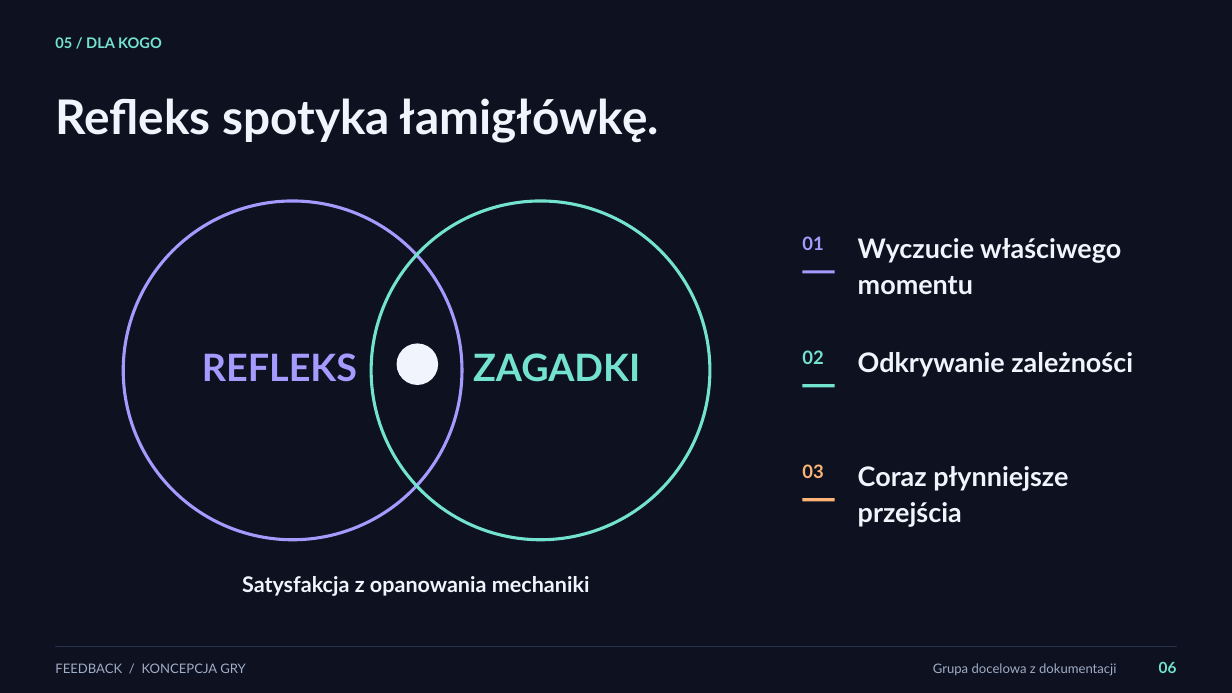
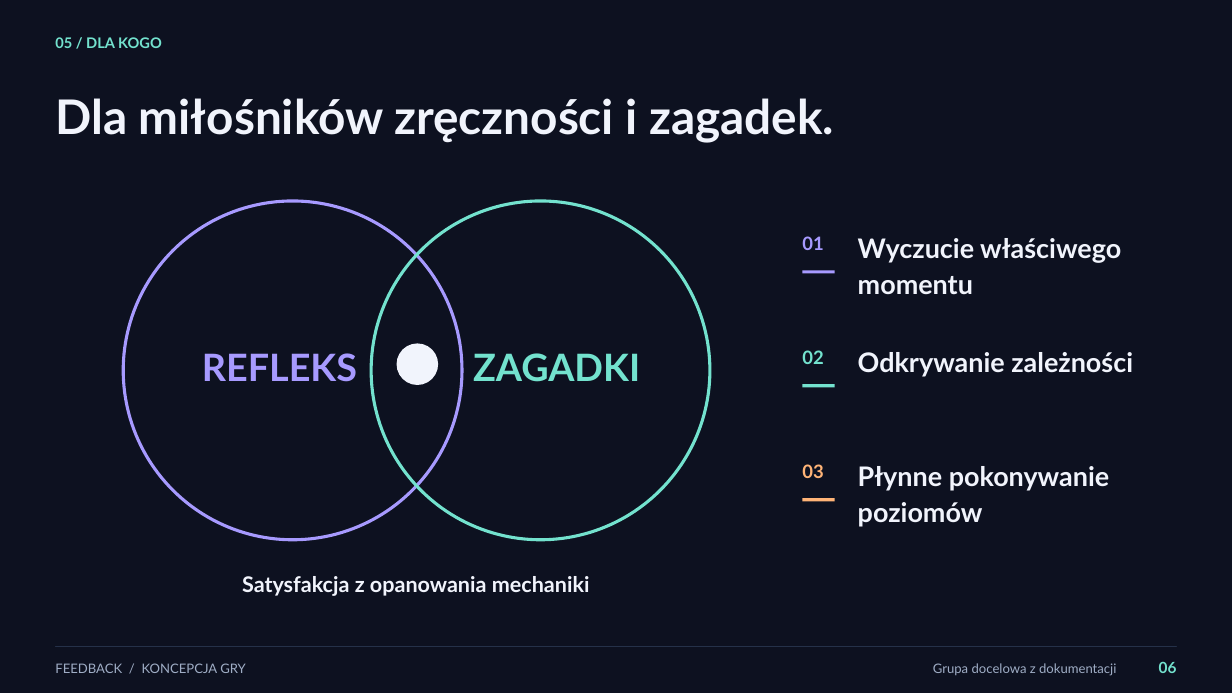
Before and after one commit to 1180779/feedback, a slide deck: slide 6 of psw/pitch_slides/feedback-pitch.pptx. Drawn at 1232x693 pixels with LibreOffice and Linux fonts; fonts in the diff are those of the drawing. Boxes give left, top, right and bottom in pixels: in the first picture for what was removed or moved away, otherwise in the second. Text is boxed around its words. In the diff, an @@ line names an element or a change of style, - is before the commit and + after.

```diff
--- a/psw/pitch_slides/feedback-pitch.pptx
+++ b/psw/pitch_slides/feedback-pitch.pptx
@@ text at bbox=[55, 98, 834, 143]: text changed @@
-Refleks spotyka łamigłówkę.
+Dla miłośników zręczności i zagadek.
@@ text at bbox=[858, 466, 1110, 527]: text changed @@
-Coraz płynniejsze przejścia
+Płynne pokonywanie poziomów
```
Also in this commit, not shown: 8 other slides changed, 5 other files.
